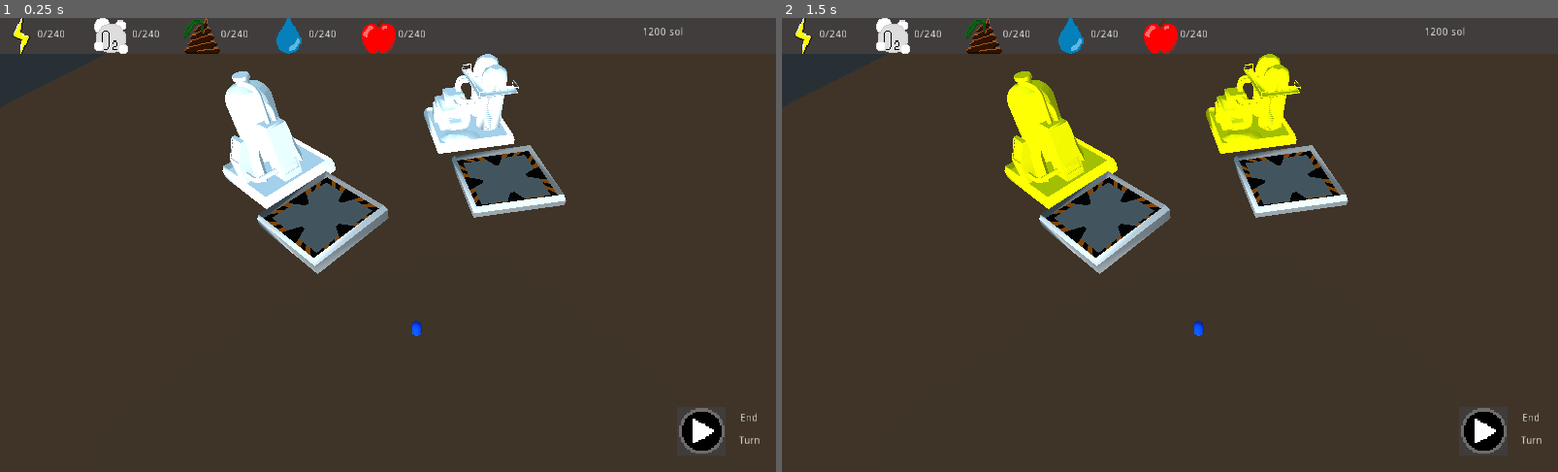
Above: before the commit, frames 1-2 (left to right).
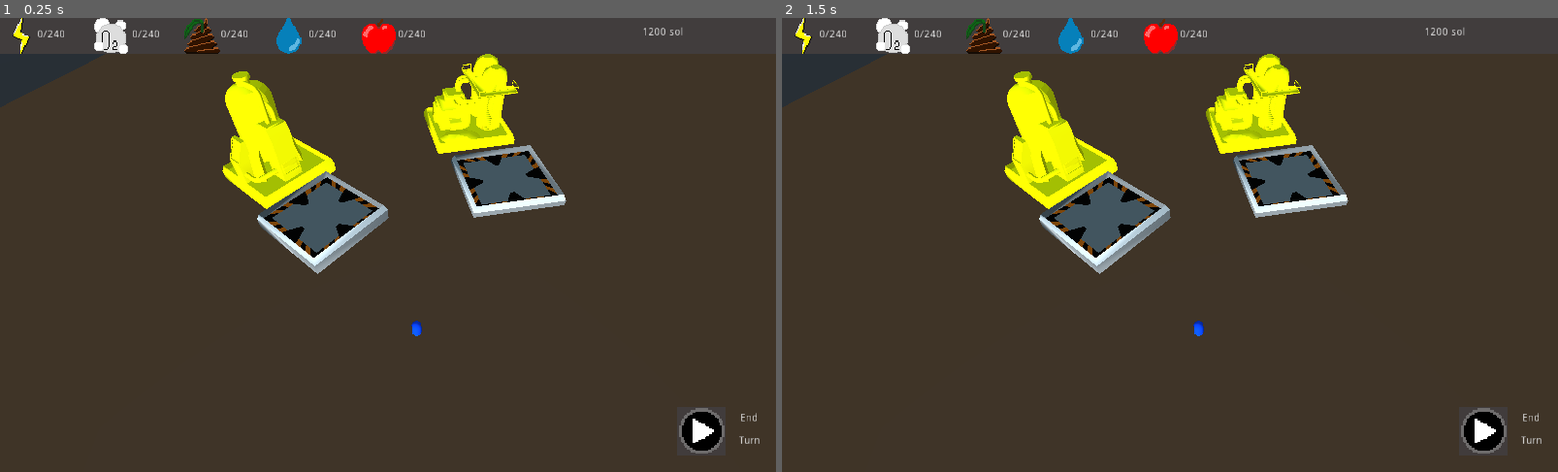
Above: after the commit, the same moments.

Repository: AngryCyboot/LD52
Game: Godot game, scene res://Scènes/Scene principale.tscn
Same seed, same stepped clock (60 frames per second), same inputs: the game is played once before the commit and once after it.
Inputs:
- Up to frame 1 (0.25 s): no input
- Up to frame 2 (1.5 s): tap Enter at 0.5 s; hold D 0.53-1.28 s; tap I at 0.6, 1.35 s; tap Space at 1.25 s; hold A from 1.28 s (still down)

The runs differ from the first frame. In frame 1, 3.9% of the frame differs, in the area x 28-67%, y 7-43%; in frame 2, nothing differs.

Commit message:
Add getter status

Diff:
--- a/GodotFiles/scripts/Batiment.gd
+++ b/GodotFiles/scripts/Batiment.gd
@@ -2,6 +2,7 @@
 export (Material) var damageMaterial = preload("res://materials et shaders/Batiment/Damage.tres")
 export (Material) var activeMaterial = preload("res://materials et shaders/Batiment/Active.tres")
 export (Material) var idleMaterial = preload("res://materials et shaders/Batiment/Idle.tres")
+var status = "active"
 
 func _input(event):
 	if event is InputEventKey and event.pressed:
@@ -14,16 +15,26 @@
 
 func set_damage(): # Asign damage (red color) to building
 	self.get_mesh().surface_set_material(0,damageMaterial)
+	status = "damage"
 
 func set_actif(): # Asign active (green color) to building
 	self.get_mesh().surface_set_material(0,activeMaterial)
+	status = "active"
 
 func set_inactif(): # Asign idle (yellow color) to building
+
 	self.get_mesh().surface_set_material(0,idleMaterial)
+	print("change")
+	status = "idle"
+
+func status():
+	return status
+
 
 
 func _ready():
-	pass
+	print("loaded")
+	set_inactif()
 
 #func _process(delta):
 #	pass
